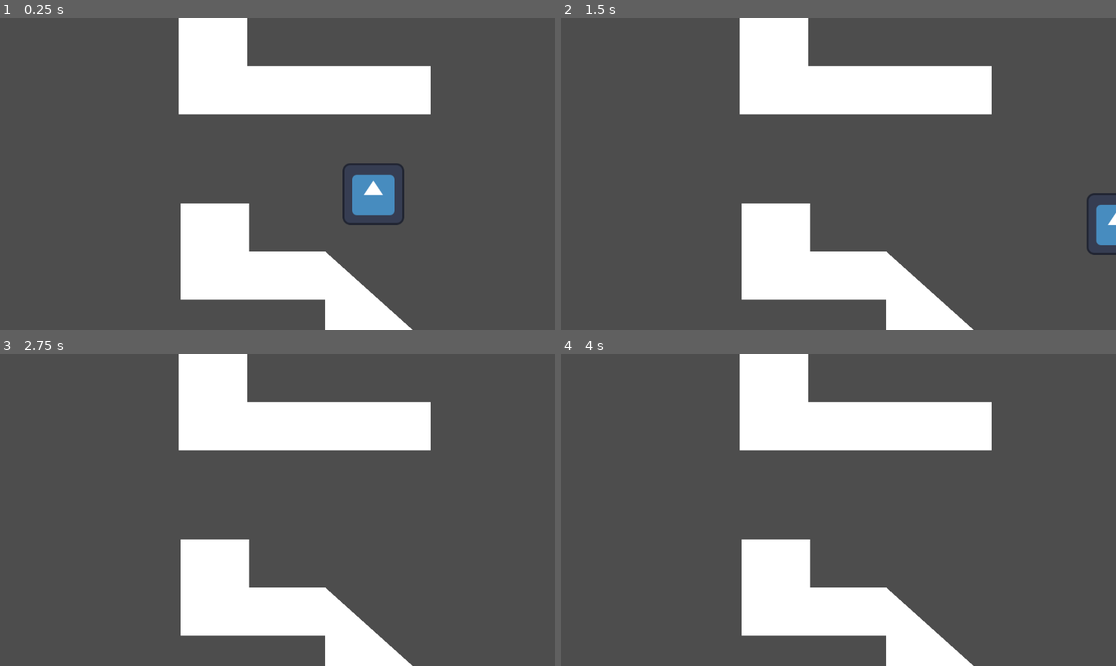
Above: before the commit, frames 1-4 (two rows, left to right).
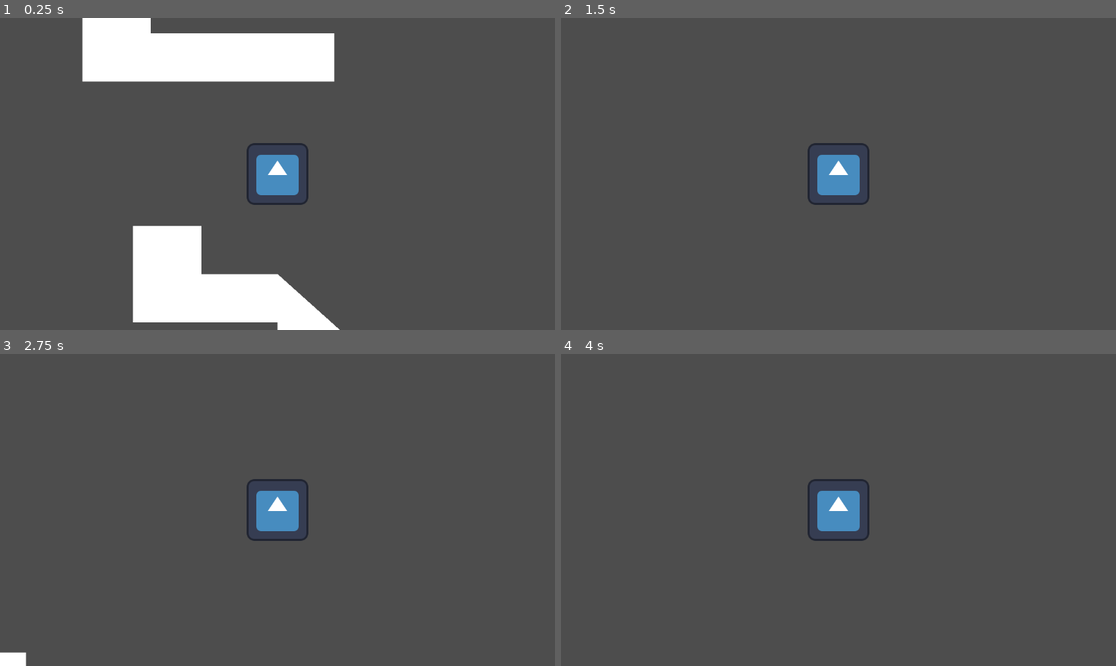
Above: after the commit, the same moments.

Repository: 2024-25-Allen-ISD-Computer-Science/2nd-period-isp-stuff-man
Game: Godot game, scene res://test.tscn
Same seed, same stepped clock (60 frames per second), same inputs: the game is played once before the commit and once after it. The engine's default icon, where the game draws it, is replaced by a stand-in: a white triangle on a blue panel in a dark square.
Inputs:
- Up to frame 1 (0.25 s): no input
- Up to frame 2 (1.5 s): hold Up (ui_up) 0.53-1.28 s; hold Right (ui_right) from 0.53 s (still down); tap Up (ui_up) at 1.35 s
- Up to frame 3 (2.75 s): tap Up (ui_up) at 1.52, 1.82 s; tap Enter at 2 s; release Right (ui_right) at 2.03 s; hold Left (ui_left) from 2.03 s (still down); hold Up (ui_up) from 2.03 s (still down)
- Up to frame 4 (4 s): release Left (ui_left) at 2.78 s; release Up (ui_up) at 2.78 s; hold Right (ui_right) from 2.78 s (still down); tap Up (ui_up) at 2.85, 3.02, 3.32 s; tap Space at 3.5 s; hold Up (ui_up) from 3.53 s (still down)

The runs differ from the first frame. In frame 1, 24% of the frame differs, in the area x 14-78%, y 0-100%; in frame 2, 19%; in frame 3, 18%; in frame 4, 18%.

Commit message:
Add files via upload

Diff:
--- a/stuff-man/stuff_man.gd
+++ b/stuff-man/stuff_man.gd
@@ -1,9 +1,9 @@
 extends CharacterBody2D
 
 # Variables
-@export var speed: float = 400        # Movement speed
-@export var jump_force: float = 400   # Jump strength
-@export var gravity: float = 800      # Gravity applied to the character
+@export var speed: float = 800        # Movement speed
+@export var jump_force: float = 800   # Jump strength
+@export var gravity: float = 1600      # Gravity applied to the character
 
 func _physics_process(delta: float):
 	# Apply gravity
@@ -21,6 +21,7 @@
 	# Handle jumping
 	if Input.is_action_pressed("ui_up") and is_on_floor():
 		velocity.y = -jump_force
-
+	if Input.is_action_just_pressed("ui_up") and not is_on_floor():
+		velocity.y = -jump_force
 	# Move the character
 	move_and_slide()
--- a/stuff-man/test.tscn
+++ b/stuff-man/test.tscn
@@ -20,8 +20,10 @@
 shape = SubResource("RectangleShape2D_0u723")
 one_way_collision_margin = 0.0
 
+[node name="Camera2D" type="Camera2D" parent="CharacterBody2D"]
+
 [node name="Polygon2Da1" type="Polygon2D" parent="."]
-position = Vector2(121, 185)
+position = Vector2(221, 300)
 polygon = PackedVector2Array(254, 200, 254, 400, 554, 400, 554, 500, 777, 500, 554, 300, 396, 300, 396, 200)
 
 [node name="StaticBody2D" type="StaticBody2D" parent="Polygon2Da1"]
@@ -34,7 +36,9 @@
 metadata/_edit_lock_ = true
 
 [node name="Polygon2Db1" type="Polygon2D" parent="."]
+position = Vector2(0, 5)
 polygon = PackedVector2Array(475, 1220, 4070, 1220, 4070, 1980, 475, 1980)
+metadata/_edit_lock_ = true
 
 [node name="StaticBody2D" type="StaticBody2D" parent="Polygon2Db1"]
 position = Vector2(3, 0)
@@ -44,7 +48,7 @@
 metadata/_edit_lock_ = true
 
 [node name="Polygon2Da2a1" type="Polygon2D" parent="."]
-position = Vector2(117, -200)
+position = Vector2(116, -200)
 polygon = PackedVector2Array(254, 200, 254, 400, 777, 400, 777, 300, 396, 300, 396, 200)
 
 [node name="StaticBody2D" type="StaticBody2D" parent="Polygon2Da2a1"]
@@ -55,3 +59,50 @@
 scale = Vector2(1.00347, 1.0175)
 polygon = PackedVector2Array(256.111, -98.2801, 256.111, 0, -265.08, 0, -265.08, -196.56, -123.571, -196.56, -123.571, -98.2801)
 metadata/_edit_lock_ = true
+
+[node name="Polygon2Da2" type="Polygon2D" parent="."]
+position = Vector2(602, 600)
+polygon = PackedVector2Array(254, 200, 254, 400, 554, 400, 554, 500, 777, 500, 554, 300, 396, 300, 396, 200)
+
+[node name="StaticBody2D" type="StaticBody2D" parent="Polygon2Da2"]
+position = Vector2(523, 399)
+
+[node name="CollisionPolygon2D" type="CollisionPolygon2D" parent="Polygon2Da2/StaticBody2D"]
+position = Vector2(-2.99997, 0.99998)
+scale = Vector2(1.00347, 1.0175)
+polygon = PackedVector2Array(33.8824, -98.2801, 256.111, 98.2801, 114.602, 98.2801, 114.602, 0, -265.08, 0, -265.08, -196.56, -123.571, -196.56, -123.571, -98.2801)
+metadata/_edit_lock_ = true
+
+[node name="Polygon2Da3" type="Polygon2D" parent="."]
+position = Vector2(983, 900)
+polygon = PackedVector2Array(254, 200, 254, 400, 554, 400, 554, 500, 777, 500, 554, 300, 396, 300, 396, 200)
+
+[node name="StaticBody2D" type="StaticBody2D" parent="Polygon2Da3"]
+position = Vector2(523, 399)
+
+[node name="CollisionPolygon2D" type="CollisionPolygon2D" parent="Polygon2Da3/StaticBody2D"]
+position = Vector2(-2.99997, 0.99998)
+scale = Vector2(1.00347, 1.0175)
+polygon = PackedVector2Array(33.8824, -98.2801, 256.111, 98.2801, 114.602, 98.2801, 114.602, 0, -265.08, 0, -265.08, -196.56, -123.571, -196.56, -123.571, -98.2801)
+metadata/_edit_lock_ = true
+
+[node name="Polygon2D" type="Polygon2D" parent="."]
+position = Vector2(-1166, 310)
+polygon = PackedVector2Array(1162, 381, 1004, 381, 1096, 581, 2147, 1281)
+
+[node name="StaticBody2D" type="StaticBody2D" parent="Polygon2D"]
+
+[node name="CollisionPolygon2D" type="CollisionPolygon2D" parent="Polygon2D/StaticBody2D"]
+polygon = PackedVector2Array(1004, 381, 1096, 581, 2147, 1281, 1163, 381)
+metadata/_edit_lock_ = true
+
+[node name="t-r-s" type="Polygon2D" parent="."]
+position = Vector2(1939, 825)
+polygon = PackedVector2Array(254, 400, 974, 400, 777, 300, 669, 232, 668, 141, 547, 141, 548, 231, 490, 231, 396, 300)
+
+[node name="StaticBody2D" type="StaticBody2D" parent="t-r-s"]
+position = Vector2(523, 399)
+
+[node name="t-r-s" type="CollisionPolygon2D" parent="t-r-s/StaticBody2D"]
+position = Vector2(-523, -399)
+polygon = PackedVector2Array(254, 400, 974, 400, 777, 300, 669, 232, 668, 141, 547, 141, 548, 231, 490, 231, 396, 300)
